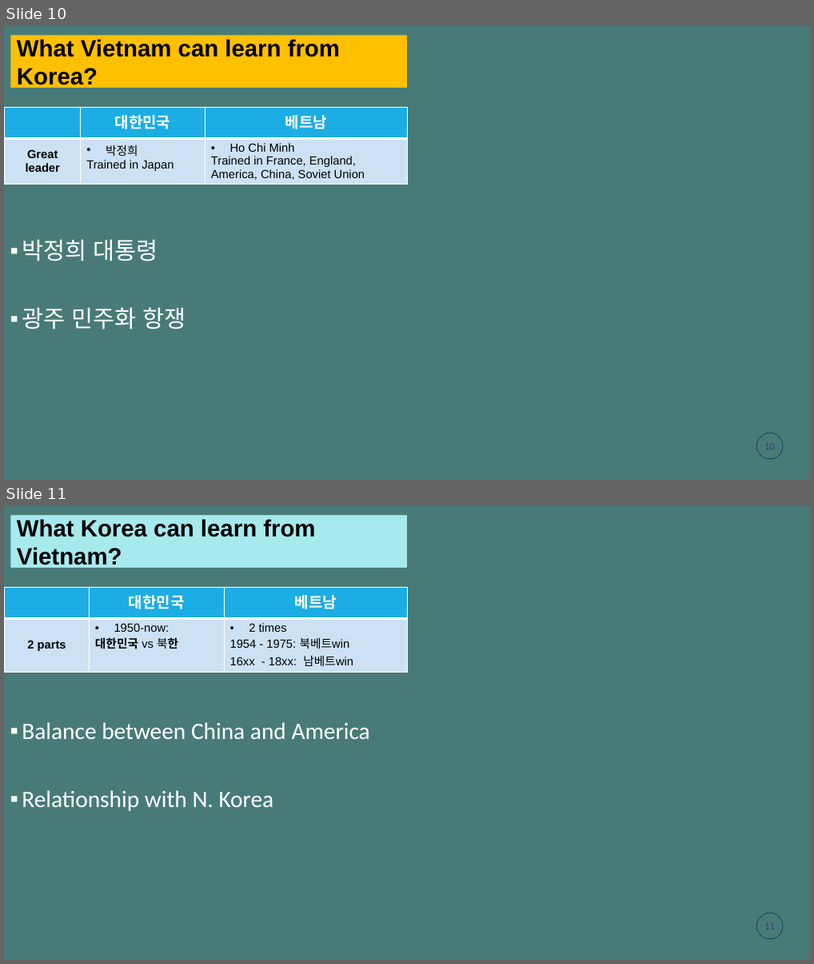
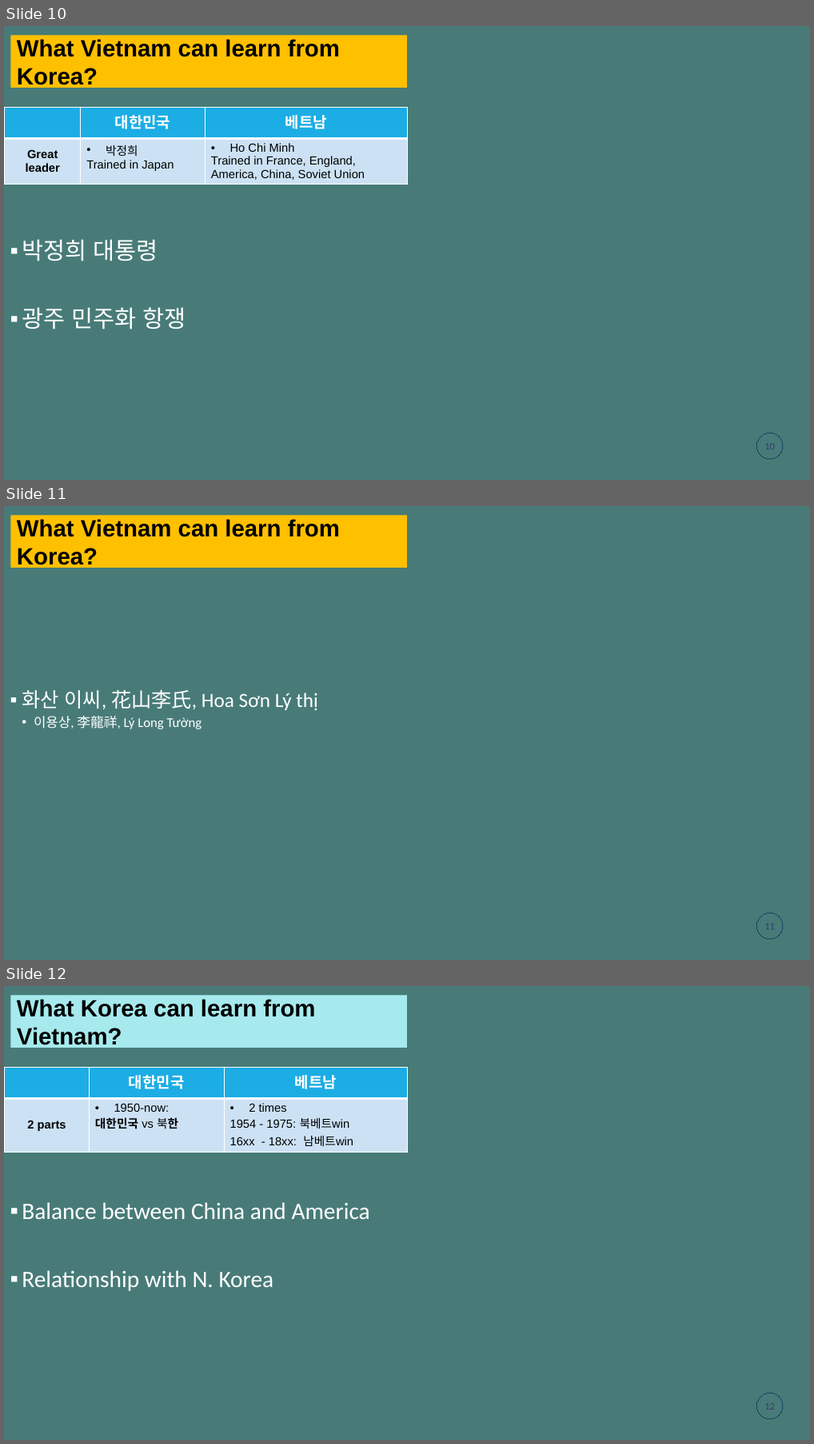
Before and after one commit to gemmanguen/Tetholidays, a slide deck: mducng_VN-KR.pptx. Shown one above the other, each under a label of ours: slides 10 and 11 before the commit, slides 10, 11 and 12 after it. The pictures are 814x964 and 814x1444 pixels, drawn with LibreOffice and Linux fonts; fonts in the diff are those of the drawing. Boxes give left, top, right and bottom in pixels: in the first picture for what was removed or moved away, otherwise in the second. Text is boxed around its words. In the diff, an @@ line names an element or a change of style, - is before the commit and + after.

```diff
--- a/mducng_VN-KR.pptx
+++ b/mducng_VN-KR.pptx
@@ slide 11 added at (4,506,810,960), background #487B78 @@
@@ title added at (10,515,407,568), fill #FFC000, 28 pt, text #000000, bold @@
+What Vietnam can learn from Korea?
@@ text added at (22,690,318,729), 24 pt, text #FFFFFF @@
+▪ 화산 이씨, 花山李氏, Hoa Sơn Lý thị
+  • 이용상, 李龍祥, Lý Long Tường
@@ page number added at (757,912,783,939), outline #134163 5 pt, 12 pt, text #344068 @@
+11
@@ what was slide 11 is now slide 12 @@
```
